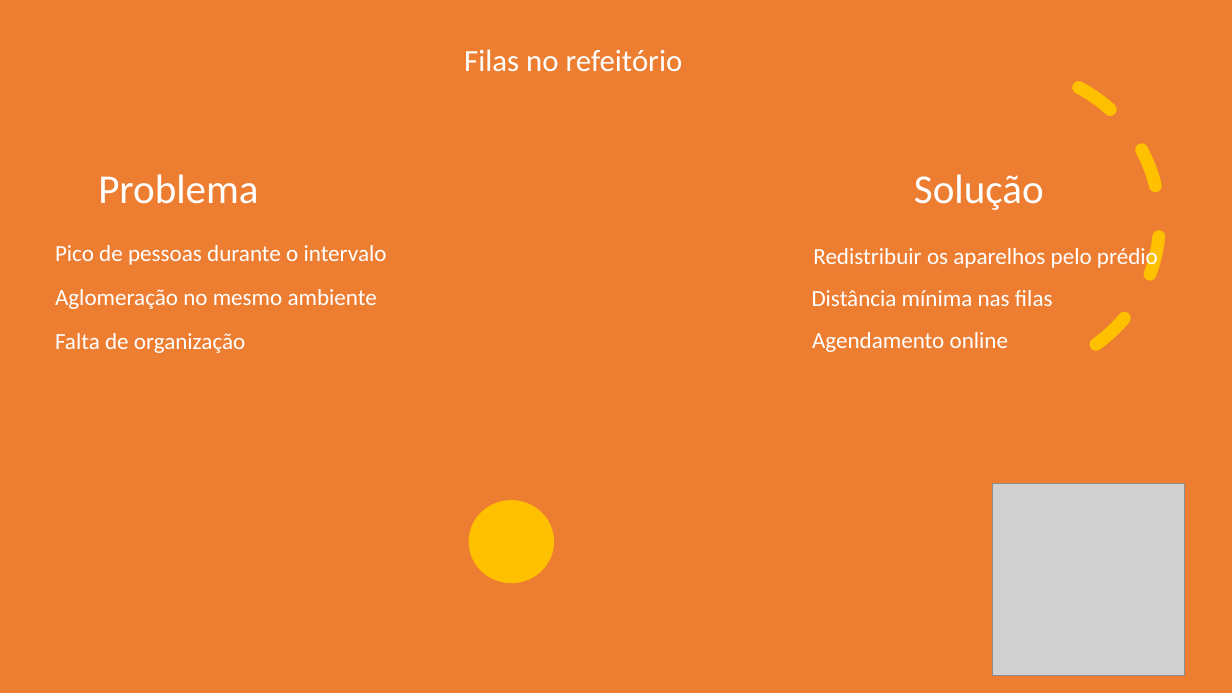
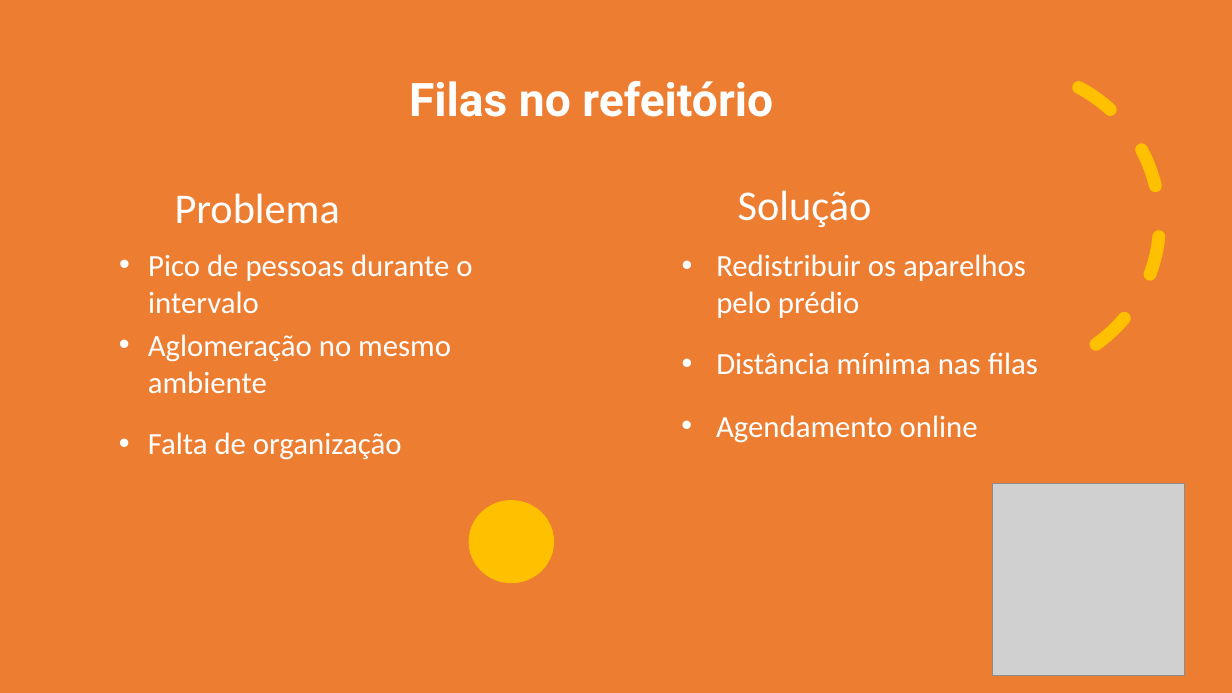
Before and after one commit to julialima1999/Limpeza_organiza-o, a slide deck: slide 13 of Apresentação/Limpeza e Organização_sugestao.pptx. Drawn at 1232x693 pixels with LibreOffice and Linux fonts; fonts in the diff are those of the drawing; grey boxes stand for pictures. Boxes give left, top, right and bottom in pixels: in the first picture for what was removed or moved away, otherwise in the second. Text is boxed around its words. In the diff, an @@ line names an element or a change of style, - is before the commit and + after.

```diff
--- a/Apresentação/Limpeza e Organização_sugestao.pptx
+++ b/Apresentação/Limpeza e Organização_sugestao.pptx
@@ text "Filas no refeitório": place and size @@
-text "Filas no refeitório" at [464,49,683,72]
+text "Filas no refeitório" at [409,81,773,117]
@@ text "Filas no refeitório" at [409,81,773,117]: size 24 to 36 pt, font Calibri to Roboto, bold on @@
@@ text "Problema": place and size @@
-text "Problema" at [98,174,258,204]
+text "Problema" at [175,193,340,224]
@@ text "Problema" at [175,193,340,224]: size 32 to 33 pt @@
@@ text "Solução" at [738,190,872,227]: size 32 to 33 pt @@
@@ text "Solução": place and size @@
-text "Solução" at [914,174,1044,210]
+text "Solução" at [738,190,872,227]
@@ text "Pico de pessoas durante o ...": place and size @@
-text "Pico de pessoas durante o ..." at [55,245,387,265]
+text "Pico de pessoas durante o ..." at [148,254,472,314]
@@ text "Redistribuir os aparelhos pelo prédio": place and size @@
-text "Redistribuir os aparelhos pelo prédio" at [813,245,1158,271]
+text "Redistribuir os aparelhos pelo prédio" at [716,254,1026,318]
@@ text "Aglomeração no mesmo ambiente": place and size @@
-text "Aglomeração no mesmo ambiente" at [55,289,377,309]
+text "Aglomeração no mesmo ambiente" at [148,334,451,394]
@@ text "Distância mínima nas filas": place and size @@
-text "Distância mínima nas filas" at [812,290,1053,306]
+text "Distância mínima nas filas" at [716,352,1038,375]
@@ size 18 to 24 pt; bullet none to • in 6 elements at [148,254,472,314], [716,254,1026,318], [148,334,451,394], [716,352,1038,375], [148,432,402,460], [716,415,978,443] @@
@@ text "Agendamento online": place and size @@
-text "Agendamento online" at [812,332,1008,352]
+text "Agendamento online" at [716,415,978,443]
@@ text "Falta de organização": place and size @@
-text "Falta de organização" at [55,333,245,353]
+text "Falta de organização" at [148,432,402,460]
```
Also in this commit, not shown: 7 other slides changed.
